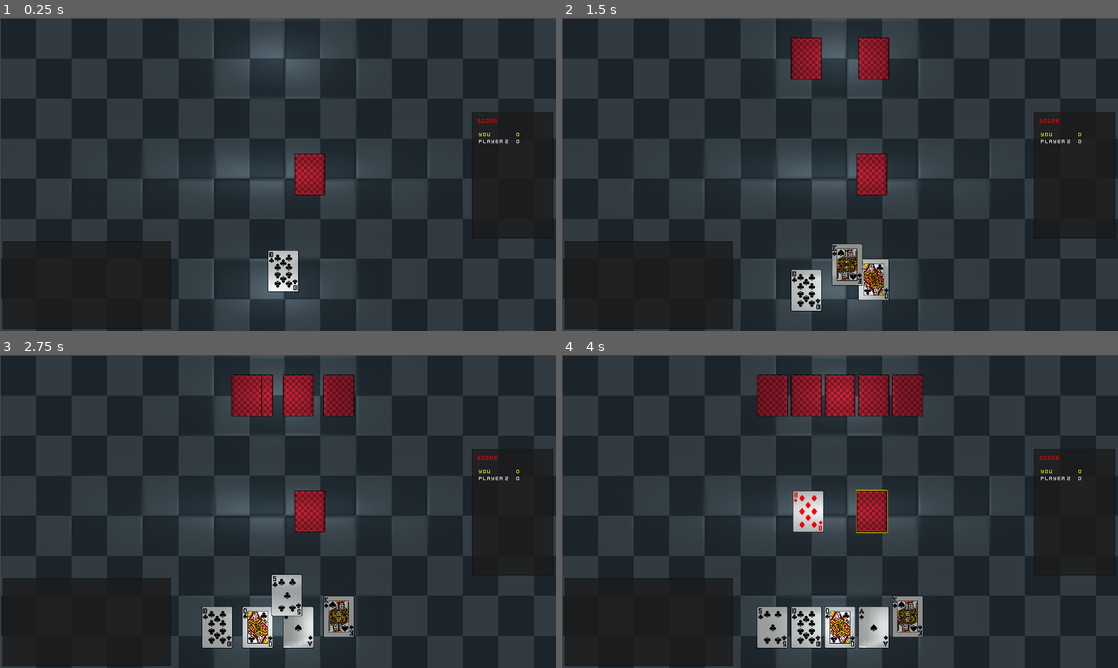
Above: before the commit, frames 1-4 (two rows, left to right).
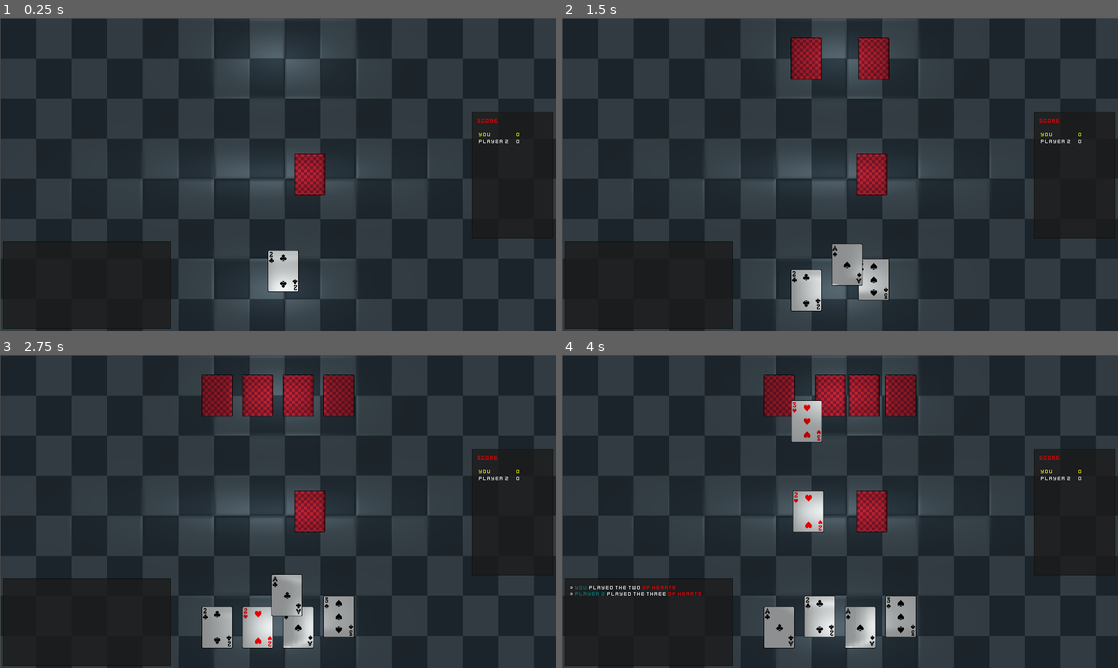
Above: after the commit, the same moments.

Repository: mhogar/CardGameEngine
Game: Godot game, scene res://core/game/una/Una.tscn
Same seed, same stepped clock (60 frames per second), same inputs: the game is played once before the commit and once after it.
Inputs (mouse positions are in pixels of both pictures, inside the frame that each line leads up to):
- Up to frame 1 (0.25 s): no input
- Up to frame 2 (1.5 s): move the mouse to (840, 290) at 0.52 s; click (840, 290) at 0.6 s; move the mouse to (873, 290) at 1.27 s; click (873, 290) at 1.35 s
- Up to frame 3 (2.75 s): move the mouse to (328, 627) at 2.02 s; click (328, 627) at 2.1 s
- Up to frame 4 (4 s): move the mouse to (862, 627) at 2.77 s; click (862, 627) at 2.85 s; move the mouse to (773, 627) at 3.52 s; click (773, 627) at 3.6 s

The runs differ from the first frame. In frame 1, 0.2% of the frame differs, in the area x 48-54%, y 74-88%; in frame 2, 1.2%; in frame 3, 2.6%; in frame 4, 6.9%, in the area x 1-65%, y 6-94%.

Commit message:
Fix remove from pile bug

Diff:
--- a/core/deck/Pile.gd
+++ b/core/deck/Pile.gd
@@ -18,11 +18,11 @@
 
 
 func card_removed(index : int, _card : CardData):
-	if index == get_top_card_index():
-		if num_cards() > 1:
+	if index > get_top_card_index():
+		if is_empty():
+			top_card.hide()
+		else:
 			top_card.set_data(get_top_card())
-		else:
-			top_card.hide()
 
 
 func set_show_card_outline(index : int, val : bool):
--- a/core/game/StandardDeckBuilder.gd
+++ b/core/game/StandardDeckBuilder.gd
@@ -4,5 +4,5 @@
 
 func build_deck(deck : Deck):
 	for suit in CardData.NUM_SUITS:
-		for val in CardData.NUM_VALUES:
+		for val in CardData.NUM_VALUES/4:
 			deck.add_card(CardData.new(val, suit))
